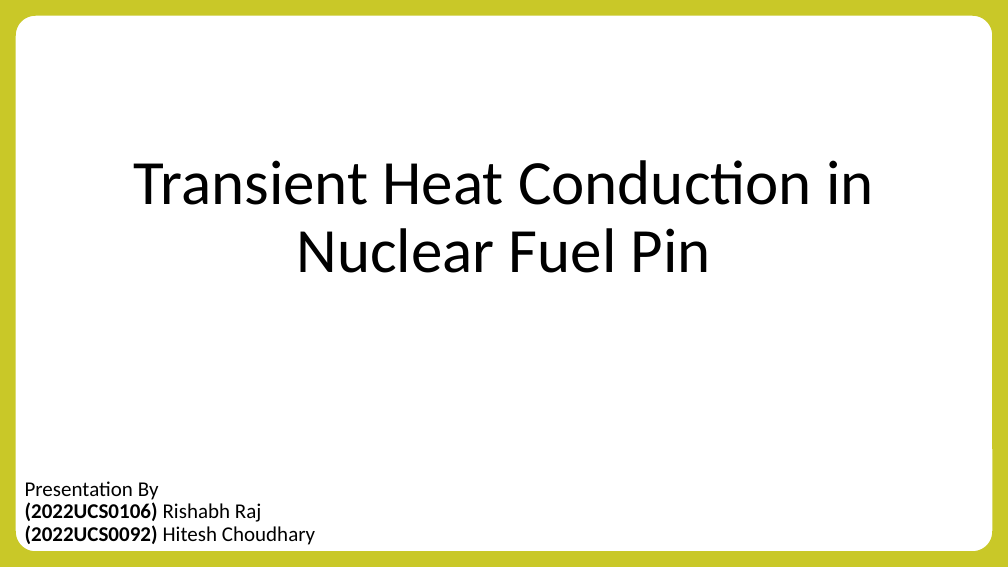
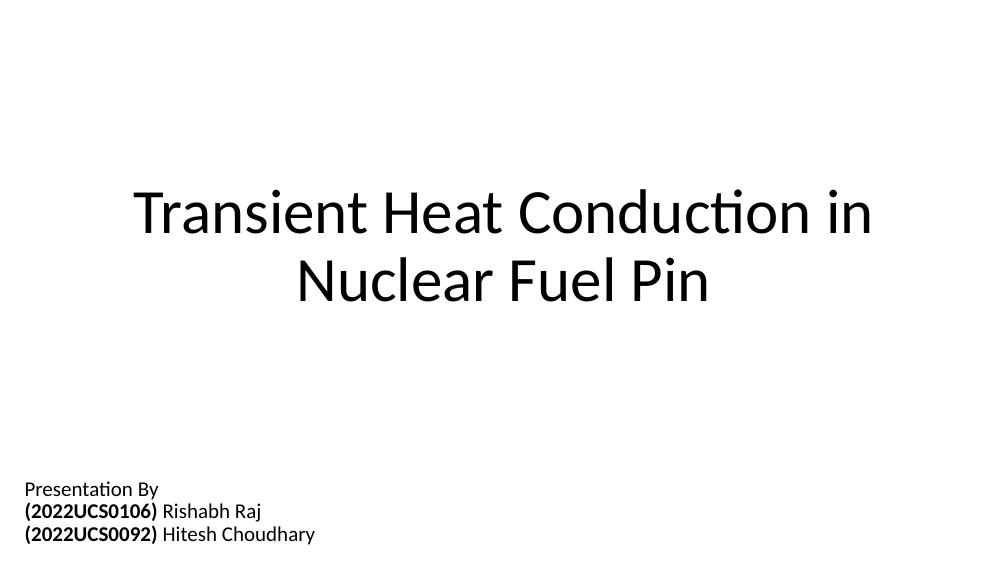
Before and after one commit to rinsane/Subchannel-Analysis, a slide deck: slide 1 of Docs/Presentation Files/Transientfinal.pptx. Drawn at 1008x567 pixels with LibreOffice and Linux fonts; fonts in the diff are those of the drawing. Boxes give left, top, right and bottom in pixels: in the first picture for what was removed or moved away, otherwise in the second. Text is boxed around its words. In the diff, an @@ line names an element or a change of style, - is before the commit and + after.

```diff
--- a/Docs/Presentation Files/Transientfinal.pptx
+++ b/Docs/Presentation Files/Transientfinal.pptx
@@ rounded rectangle removed at <box>0,0,1008,567</box> @@
@@ title "Transient Heat Conduction in Nuclear ...": place and size @@
-title "Transient Heat Conduction in Nuclear ..." at <box>134,160,874,273</box>
+title "Transient Heat Conduction in Nuclear ..." at <box>134,189,874,302</box>
```
Also in this commit, not shown: 12 other slides changed, 1 slide added, 4 slides removed, 16 other files.
